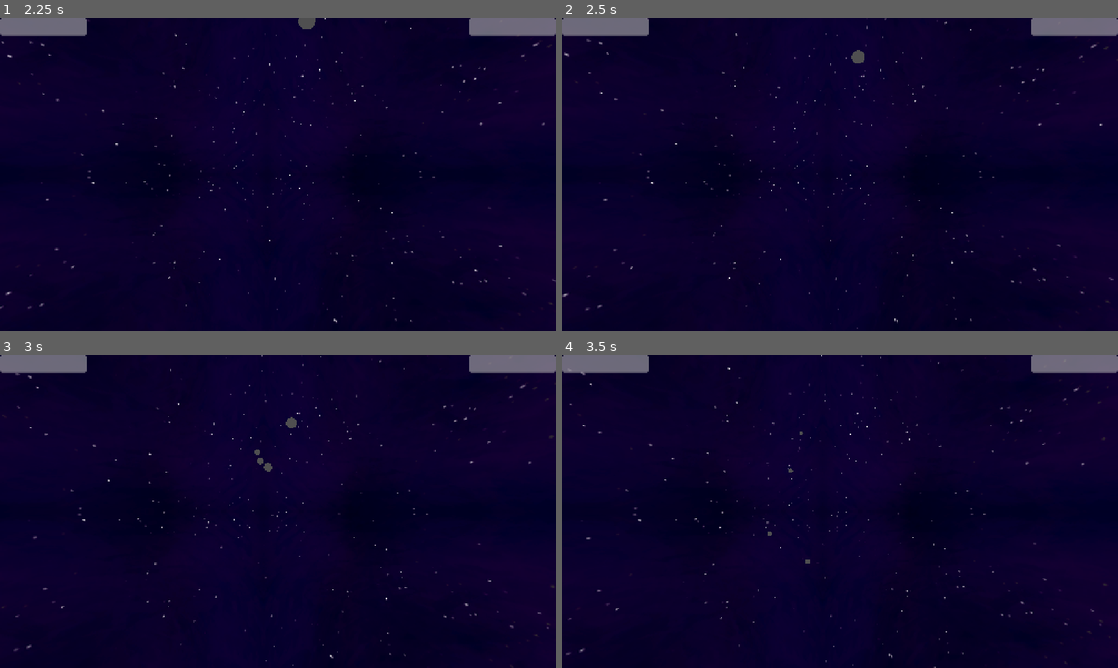
Above: before the commit, frames 1-4 (two rows, left to right).
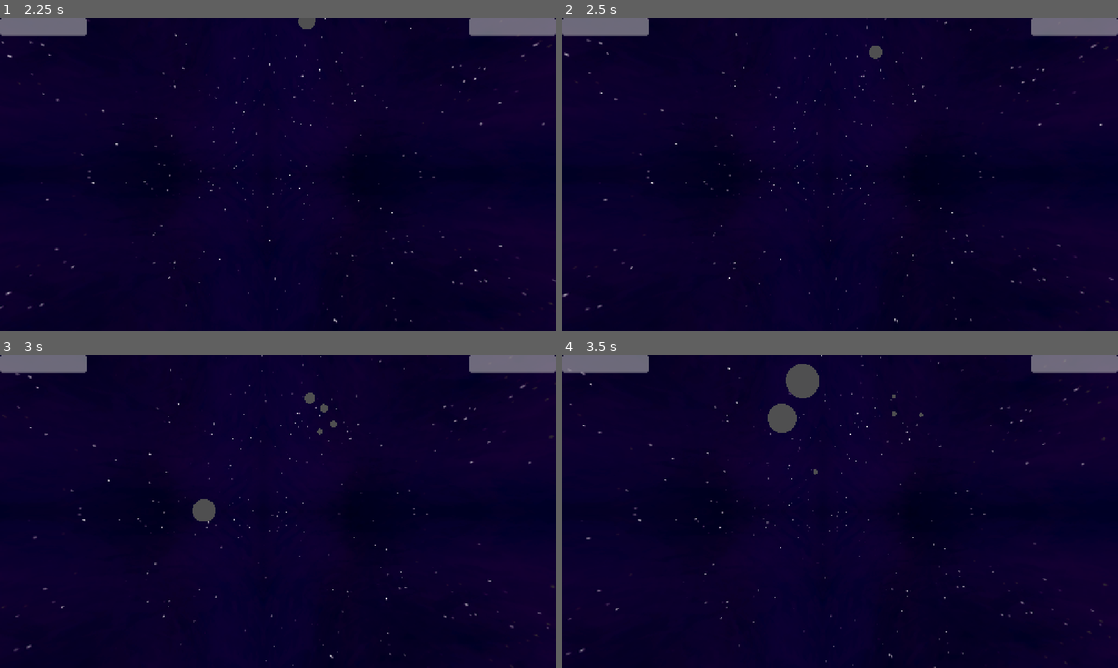
Above: after the commit, the same moments.

Repository: thomaskareka/csce552-3d
Game: Godot game, scene res://scenes/MainMenu.tscn
Two runs of this game, one before a commit and one after it. Both use one fixed random seed, a clock stepped at 60 frames per second and the inputs below.
Inputs (mouse positions are in pixels of both pictures, inside the frame that each line leads up to):
- Up to frame 1 (2.25 s): click "PLAY" at 0.5 s; move the mouse to (305, 174) at 1.27 s; press the mouse at (305, 174) at 1.28 s; hold W (move_up) from 1.28 s (still down); move the mouse to (250, 174) at 2.02 s; release the mouse at (250, 174) at 2.03 s; click (250, 174) at 2.1 s
- Up to frame 2 (2.5 s): keep holding W (move_up)
- Up to frame 3 (3 s): keep holding W (move_up); move the mouse to (289, 505) at 2.77 s; press the mouse at (289, 505) at 2.78 s; right-click (289, 505) at 2.85 s
- Up to frame 4 (3.5 s): keep holding W (move_up)

Frame 1 is identical in both runs. In frame 2, 0.2% of the frame differs, in the area x 52-58%, y 8-15%; in frame 3, 0.5%; in frame 4, 1.0%, in the area x 37-65%, y 2-67%.

Commit message:
fly to player with projectiles attack

Diff:
--- a/components/ai/states/attacks/FlyToPlayer.tscn
+++ b/components/ai/states/attacks/fly_to_player/FlyToPlayer.tscn
@@ -1,6 +1,6 @@
 [gd_scene load_steps=2 format=3 uid="uid://dqkyblubs1psd"]
 
-[ext_resource type="Script" uid="uid://ea6kkvobxfoi" path="res://components/ai/states/attacks/fly_to_player.gd" id="1_81j14"]
+[ext_resource type="Script" uid="uid://ea6kkvobxfoi" path="res://components/ai/states/attacks/fly_to_player/fly_to_player.gd" id="1_81j14"]
 
 [node name="FlyToPlayer" type="Node3D"]
 script = ExtResource("1_81j14")
--- a/components/ai/states/attacks/FlyToPlayerFast.tscn
+++ b/components/ai/states/attacks/fly_to_player/FlyToPlayerFast.tscn
@@ -1,6 +1,6 @@
 [gd_scene load_steps=2 format=3 uid="uid://dip0a27ya01pq"]
 
-[ext_resource type="Script" uid="uid://ea6kkvobxfoi" path="res://components/ai/states/attacks/fly_to_player.gd" id="1_xxuml"]
+[ext_resource type="Script" uid="uid://ea6kkvobxfoi" path="res://components/ai/states/attacks/fly_to_player/fly_to_player.gd" id="1_xxuml"]
 
 [node name="FlyToPlayerFast" type="Node3D"]
 script = ExtResource("1_xxuml")
--- /dev/null
+++ b/components/ai/states/attacks/fly_to_player/FlyToPlayerProjectile.tscn
@@ -0,0 +1,35 @@
+[gd_scene load_steps=9 format=3 uid="uid://b43bdcvv7esv2"]
+
+[ext_resource type="Script" uid="uid://bsv1i8ilgg5rc" path="res://components/ai/states/attacks/fly_to_player/fly_to_player_projectile.gd" id="1_32ea2"]
+[ext_resource type="PackedScene" uid="uid://drcikn5cxi5i8" path="res://components/projectiles/ProjectileManager.tscn" id="2_32ea2"]
+[ext_resource type="Script" uid="uid://bqhg63xep6p1m" path="res://components/projectiles/movement_data/tracking_move.gd" id="3_32ea2"]
+[ext_resource type="Script" uid="uid://ds16n8tolty8e" path="res://components/projectiles/projectile_data.gd" id="4_come8"]
+
+[sub_resource type="SphereShape3D" id="SphereShape3D_q4gah"]
+
+[sub_resource type="SphereMesh" id="SphereMesh_02778"]
+
+[sub_resource type="Resource" id="Resource_bvib1"]
+script = ExtResource("3_32ea2")
+metadata/_custom_type_script = "uid://bqhg63xep6p1m"
+
+[sub_resource type="Resource" id="Resource_nhks8"]
+script = ExtResource("4_come8")
+mesh = SubResource("SphereMesh_02778")
+hitbox = SubResource("SphereShape3D_q4gah")
+movement_script = SubResource("Resource_bvib1")
+speed = 12.0
+lifetime = 1.5
+metadata/_custom_type_script = "uid://ds16n8tolty8e"
+
+[node name="FlyToPlayer" type="Node3D"]
+script = ExtResource("1_32ea2")
+transition_state = "circle_idle_fast"
+
+[node name="ProjectileManager" parent="." instance=ExtResource("2_32ea2")]
+PROJECTILE_DATA = SubResource("Resource_nhks8")
+POOL_SIZE = 8
+parameters = {
+"target": 4,
+"track_strength": 1.5
+}
--- a/components/ai/states/attacks/fly_to_player.gd
+++ b/components/ai/states/attacks/fly_to_player/fly_to_player.gd
@@ -14,6 +14,8 @@
 var last_count: int = 10
 var center: Vector3
 var entity_tracker: EntityTracker
+var projectile_manager: ProjectileManager
+
 
 func enter(_entity: Node3D, _machine: Node, params: Dictionary = {}) -> void:
 	super.enter(_entity, _machine, params)
--- /dev/null
+++ b/components/ai/states/attacks/fly_to_player/fly_to_player_projectile.gd
@@ -0,0 +1,58 @@
+extends State
+
+var blobs: Array[Node3D] = []
+
+@export var rotation_speed: float = 1.5
+@export var velocity: float = 20.0
+@export var acceleration: float = 40.0
+@export var radius: float = 5.0
+@export var shoot_delay: float = 1.0
+var player_bounds: AABB
+var directions: Array[Vector3] = []
+
+var idle_count: int = 10
+var last_count: int = 10
+var center: Vector3
+var entity_tracker: EntityTracker
+var projectile_manager: ProjectileManager
+
+func enter(_entity: Node3D, _machine: Node, params: Dictionary = {}) -> void:
+	super.enter(_entity, _machine, params)
+	if _entity is BlobEnemyAI:
+		blobs = _entity.blobs
+		directions.resize(len(blobs))
+		for i in range(len(directions)):
+			directions[i] = Vector3.ZERO
+		player_bounds = _entity.get_player_bounds()
+		center = _entity.global_position
+		entity_tracker = _entity.get_tree().get_first_node_in_group("EntityTracker")
+		projectile_manager = get_node("ProjectileManager")
+	else:
+		request_transition_to(transition_state)
+
+func tick(delta: float) -> void:
+	elapsed_time += delta
+	var seconds := int(elapsed_time / shoot_delay)
+
+	idle_count = ceil(len(blobs) - seconds)
+	if idle_count < last_count:
+		var player_position = entity_tracker.get_player_position()
+		directions[idle_count] = MovementHelper.get_direction_to_target(blobs[idle_count].global_position, player_position)
+
+		last_count = idle_count
+		for i in range(2):
+			await get_tree().create_timer(0.4).timeout
+			spawn_projectile(blobs[idle_count])
+
+	MovementHelper.circular_move(delta, blobs, idle_count, radius, elapsed_time, rotation_speed, velocity, acceleration, center)
+	for i in range(idle_count, len(blobs)):
+		MovementHelper.move_with_direction(blobs[i], delta, directions[i], velocity, 1000)
+	if elapsed_time >= state_length:
+		request_transition_to(transition_state)
+
+func spawn_projectile(blob) -> void:
+	var params = {
+		"direction": MovementHelper.get_direction_to_target(blob.global_position, entity_tracker.get_player_position()),
+		"spawn_position": blob.global_position
+	}
+	projectile_manager.spawn_projectile(params)
--- a/objects/boss01/Boss01.tscn
+++ b/objects/boss01/Boss01.tscn
@@ -1,23 +1,25 @@
-[gd_scene load_steps=9 format=3 uid="uid://bij33rgmt2n2h"]
+[gd_scene load_steps=10 format=3 uid="uid://bij33rgmt2n2h"]
 
 [ext_resource type="Script" uid="uid://bl3vojitachid" path="res://components/ai/blob_ai.gd" id="1_hgrkj"]
 [ext_resource type="PackedScene" uid="uid://f7uiqvdwatqk" path="res://components/ai/StateMachine.tscn" id="2_nnc8w"]
 [ext_resource type="PackedScene" uid="uid://xvs1lencgiw4" path="res://components/ai/states/blobs/CircleIdle.tscn" id="3_nnc8w"]
 [ext_resource type="PackedScene" uid="uid://cvkcb21qu663b" path="res://components/ai/states/attacks/RandomProjectile.tscn" id="4_qnv2c"]
 [ext_resource type="PackedScene" uid="uid://dfdetqwvenpal" path="res://components/ai/states/attacks/DVDBounce.tscn" id="5_55rk3"]
-[ext_resource type="PackedScene" uid="uid://dqkyblubs1psd" path="res://components/ai/states/attacks/FlyToPlayer.tscn" id="6_5gcq7"]
-[ext_resource type="PackedScene" uid="uid://dip0a27ya01pq" path="res://components/ai/states/attacks/FlyToPlayerFast.tscn" id="7_0dtui"]
+[ext_resource type="PackedScene" uid="uid://dqkyblubs1psd" path="res://components/ai/states/attacks/fly_to_player/FlyToPlayer.tscn" id="6_5gcq7"]
+[ext_resource type="PackedScene" uid="uid://dip0a27ya01pq" path="res://components/ai/states/attacks/fly_to_player/FlyToPlayerFast.tscn" id="7_0dtui"]
 [ext_resource type="PackedScene" uid="uid://cr3qxywvhtkj2" path="res://components/ai/states/blobs/CircleIdleFast.tscn" id="8_ntavk"]
+[ext_resource type="PackedScene" uid="uid://b43bdcvv7esv2" path="res://components/ai/states/attacks/fly_to_player/FlyToPlayerProjectile.tscn" id="9_6onux"]
 
 [node name="Boss01" type="Node3D" groups=["Boss"]]
 script = ExtResource("1_hgrkj")
 
 [node name="StateMachine" parent="." instance=ExtResource("2_nnc8w")]
-start_state = "a_fly_to_player_fast"
+start_state = "a_fly_to_player_projectile"
 state_scenes = Dictionary[String, PackedScene]({
 "a_dvd_bounce": ExtResource("5_55rk3"),
 "a_fly_to_player": ExtResource("6_5gcq7"),
 "a_fly_to_player_fast": ExtResource("7_0dtui"),
+"a_fly_to_player_projectile": ExtResource("9_6onux"),
 "a_random_projectiles": ExtResource("4_qnv2c"),
 "circle_idle": ExtResource("3_nnc8w"),
 "circle_idle_fast": ExtResource("8_ntavk")
Renamed: components/ai/states/attacks/fly_to_player.gd.uid -> components/ai/states/attacks/fly_to_player/fly_to_player.gd.uid
Not shown, added: components/ai/states/attacks/fly_to_player/fly_to_player_projectile.gd.uid
